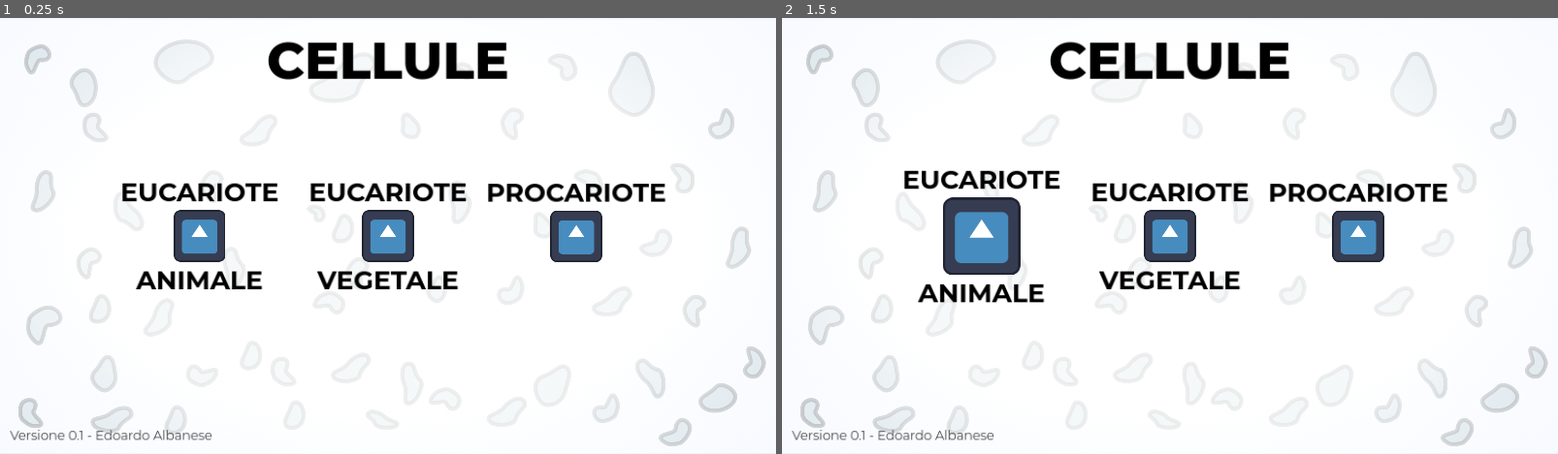
Above: before the commit, frames 1-2 (left to right).
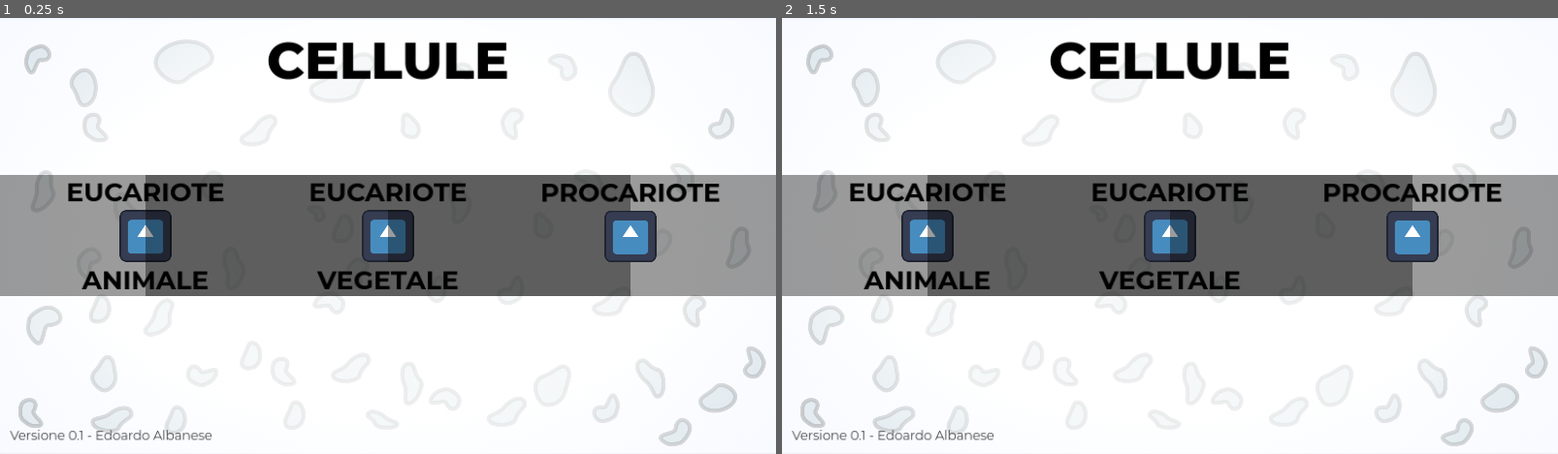
Above: after the commit, the same moments.

Repository: edoardo-albanese/Cellule
Game: Godot game, scene res://ScenesAndScripts/start_menu.tscn
The game is run twice, just before and just after one commit, with the same random seed, the same clock (stepped at 60 frames per second) and the same inputs. The engine's default icon, where the game draws it, is replaced by a stand-in: a white triangle on a blue panel in a dark square.
Inputs (mouse positions are in pixels of both pictures, inside the frame that each line leads up to):
- Up to frame 1 (0.25 s): no input
- Up to frame 2 (1.5 s): click (983, 236) at 0.52 s; click (983, 236) at 1.27 s

The runs differ from the first frame. In frame 1, 26% of the frame differs, in the area x 0-100%, y 36-64%; in frame 2, 27%, in the area x 0-100%, y 34-66%.

Commit message:
added enlarger component

Diff:
--- a/ScenesAndScripts/cellula.gd
+++ b/ScenesAndScripts/cellula.gd
@@ -4,30 +4,34 @@
 @export var text2 : String
 @export var type : Global.CELLULE
 
-@onready var up_text = $VBoxContainer/UpText
-@onready var down_text = $VBoxContainer/DownText
-@onready var image = $VBoxContainer/Image
+@onready var up_text = $Container/MarginContainer/Center/UpText
+@onready var image = $Container/MarginContainer/Center/Image
+@onready var down_text = $Container/MarginContainer/Center/DownText
 
 @onready var normal_size = image.custom_minimum_size
+
+@onready var enlarger = $Enlarger
+@onready var container = $Container
 
 func _ready():
 	up_text.text = text1
 	down_text.text = text2
 	image.pivot_offset = Vector2(image.size.x / 2, image.size.y / 2)
-	custom_minimum_size = Vector2(get_window().size.x / 3.0, get_window().size.y)
+	container.custom_minimum_size = container.size
 
 func _process(delta):
-	if image.is_hovered():
-		image.custom_minimum_size.x = lerpf(image.custom_minimum_size.x, normal_size.x * 1.5, delta * 25)
-		image.custom_minimum_size.y = lerpf(image.custom_minimum_size.y, normal_size.y * 1.5, delta * 25)
-	else:
-		image.custom_minimum_size.x = lerpf(image.custom_minimum_size.x, normal_size.x, delta * 25)
-		image.custom_minimum_size.y = lerpf(image.custom_minimum_size.y, normal_size.y, delta * 25)
-		image.size.x = lerpf(image.size.x, normal_size.x, delta * 25)
-		image.size.y = lerpf(image.size.y, normal_size.y, delta * 25)
+	if !image.disabled:
+		if image.is_hovered():
+			image.custom_minimum_size.x = lerpf(image.custom_minimum_size.x, normal_size.x * 1.5, delta * 25)
+			image.custom_minimum_size.y = lerpf(image.custom_minimum_size.y, normal_size.y * 1.5, delta * 25)
+		else:
+			image.custom_minimum_size.x = lerpf(image.custom_minimum_size.x, normal_size.x, delta * 25)
+			image.custom_minimum_size.y = lerpf(image.custom_minimum_size.y, normal_size.y, delta * 25)
+			image.size.x = lerpf(image.size.x, normal_size.x, delta * 25)
+			image.size.y = lerpf(image.size.y, normal_size.y, delta * 25)
 
 
 func _on_image_pressed():
-	Global.cell_type = type
-	Global.cell_pos = image.global_position
 	Global.cell_clicked.emit()
+	enlarger.enlarge()
+	image.disabled = true
--- a/ScenesAndScripts/cellula.tscn
+++ b/ScenesAndScripts/cellula.tscn
@@ -1,8 +1,11 @@
-[gd_scene load_steps=4 format=3 uid="uid://dbn2v57cf0mse"]
+[gd_scene load_steps=7 format=3 uid="uid://dbn2v57cf0mse"]
 
 [ext_resource type="Script" path="res://ScenesAndScripts/cellula.gd" id="1_74dlh"]
 [ext_resource type="Texture2D" uid="uid://bi2lh21wnaxig" path="res://icon.svg" id="1_h683v"]
 [ext_resource type="Theme" uid="uid://vo1vds5hyf3" path="res://ScenesAndScripts/h2.tres" id="1_vaf5c"]
+[ext_resource type="Theme" uid="uid://4mhcgqyv70ps" path="res://ScenesAndScripts/h1.tres" id="2_v3th2"]
+[ext_resource type="Theme" uid="uid://dd2bm2fq8538" path="res://ScenesAndScripts/container.tres" id="3_k5iv2"]
+[ext_resource type="Script" path="res://ScenesAndScripts/enlarger.gd" id="4_ixk88"]
 
 [node name="Cellula" type="Control"]
 layout_mode = 3
@@ -13,37 +16,90 @@
 grow_vertical = 2
 script = ExtResource("1_74dlh")
 
-[node name="VBoxContainer" type="VBoxContainer" parent="."]
+[node name="Container" type="Control" parent="."]
 layout_mode = 1
-anchors_preset = 8
-anchor_left = 0.5
-anchor_top = 0.5
-anchor_right = 0.5
-anchor_bottom = 0.5
-offset_left = -20.0
-offset_top = -20.0
-offset_right = 20.0
-offset_bottom = 20.0
+anchors_preset = 15
+anchor_right = 1.0
+anchor_bottom = 1.0
 grow_horizontal = 2
 grow_vertical = 2
 
-[node name="UpText" type="Label" parent="VBoxContainer"]
+[node name="ColorRect" type="ColorRect" parent="Container"]
+layout_mode = 1
+anchors_preset = 15
+anchor_right = 1.0
+anchor_bottom = 1.0
+offset_top = -1.0
+offset_bottom = -1.0
+grow_horizontal = 2
+grow_vertical = 2
+color = Color(0, 0, 0, 0.392157)
+
+[node name="MarginContainer" type="MarginContainer" parent="Container"]
+layout_mode = 1
+anchors_preset = 15
+anchor_right = 1.0
+anchor_bottom = 1.0
+grow_horizontal = 2
+grow_vertical = 2
+theme_override_constants/margin_left = 50
+theme_override_constants/margin_top = 50
+theme_override_constants/margin_right = 50
+theme_override_constants/margin_bottom = 50
+
+[node name="Title" type="Label" parent="Container/MarginContainer"]
+visible = false
+layout_mode = 2
+size_flags_horizontal = 4
+size_flags_vertical = 0
+theme = ExtResource("2_v3th2")
+text = "EUCARIOTE ANIMALE"
+horizontal_alignment = 1
+
+[node name="Notes" type="PanelContainer" parent="Container/MarginContainer"]
+visible = false
+layout_mode = 2
+size_flags_horizontal = 0
+size_flags_vertical = 4
+theme = ExtResource("3_k5iv2")
+
+[node name="Panel" type="Panel" parent="Container/MarginContainer/Notes"]
+custom_minimum_size = Vector2(600, 400)
+layout_mode = 2
+
+[node name="MarginContainer" type="MarginContainer" parent="Container/MarginContainer/Notes"]
+layout_mode = 2
+
+[node name="TextEdit" type="TextEdit" parent="Container/MarginContainer/Notes/MarginContainer"]
+layout_mode = 2
+placeholder_text = "Note..."
+wrap_mode = 1
+
+[node name="Center" type="VBoxContainer" parent="Container/MarginContainer"]
+layout_mode = 2
+alignment = 1
+
+[node name="UpText" type="Label" parent="Container/MarginContainer/Center"]
 layout_mode = 2
 theme = ExtResource("1_vaf5c")
 text = "PLACEHOLDER 1"
 horizontal_alignment = 1
 
-[node name="Image" type="TextureButton" parent="VBoxContainer"]
+[node name="Image" type="TextureButton" parent="Container/MarginContainer/Center"]
 custom_minimum_size = Vector2(128, 128)
 layout_mode = 2
 size_flags_horizontal = 4
 texture_normal = ExtResource("1_h683v")
 stretch_mode = 5
 
-[node name="DownText" type="Label" parent="VBoxContainer"]
+[node name="DownText" type="Label" parent="Container/MarginContainer/Center"]
 layout_mode = 2
 theme = ExtResource("1_vaf5c")
 text = "PLACEHOLDER 2"
 horizontal_alignment = 1
 
-[connection signal="pressed" from="VBoxContainer/Image" to="." method="_on_image_pressed"]
+[node name="Enlarger" type="Node" parent="." node_paths=PackedStringArray("actor")]
+script = ExtResource("4_ixk88")
+actor = NodePath("../Container")
+
+[connection signal="pressed" from="Container/MarginContainer/Center/Image" to="." method="_on_image_pressed"]
--- /dev/null
+++ b/ScenesAndScripts/enlarger.gd
@@ -0,0 +1,37 @@
+extends Node
+class_name Enlarger
+
+@export var actor : Control
+@export var duration : float = 0.5
+
+var normal_size : Vector2
+var normal_pos : Vector2
+
+var central_pos : Vector2
+var max_size : Vector2
+
+func _ready():
+	normal_size = actor.custom_minimum_size
+	normal_pos = actor.global_position
+
+func enlarge():
+	max_size = get_window().size
+	central_pos = Vector2.ZERO
+
+	var tween = create_tween()
+	tween.set_parallel(true)
+	tween.tween_property(actor, "global_position", central_pos, duration).set_ease(Tween.EASE_IN_OUT)
+	tween.tween_property(actor, "custom_minimum_size", max_size, duration).set_ease(Tween.EASE_IN_OUT)
+	tween.tween_property(actor, "size", max_size, duration).set_ease(Tween.EASE_IN_OUT)
+
+func minimize():
+	var tween = create_tween()
+	tween.set_parallel(true)
+	tween.tween_property(actor, "global_position", normal_pos, duration).set_ease(Tween.EASE_IN_OUT)
+	tween.tween_property(actor, "custom_minimum_size", normal_size, duration).set_ease(Tween.EASE_IN_OUT)
+	tween.tween_property(actor, "size", normal_size, duration).set_ease(Tween.EASE_IN_OUT)
+
+func _process(delta):
+	if actor.is_visible_in_tree():
+		print("Posizione: ", actor.global_position)
+		print("Size: ", actor.size)
--- a/ScenesAndScripts/start_menu.tscn
+++ b/ScenesAndScripts/start_menu.tscn
@@ -55,7 +55,7 @@
 custom_minimum_size = Vector2(0, 300)
 layout_mode = 2
 size_flags_vertical = 4
-theme_override_constants/separation = 200
+theme_override_constants/separation = 600
 alignment = 1
 
 [node name="EucarioteAnimale" parent="MarginContainer/Cells" instance=ExtResource("3_xhefl")]
--- a/project.godot
+++ b/project.godot
@@ -24,8 +24,6 @@
 
 window/size/viewport_width=1920
 window/size/viewport_height=1080
-window/size/window_width_override=960
-window/size/window_height_override=540
 window/stretch/mode="canvas_items"
 window/stretch/aspect="expand"
 
